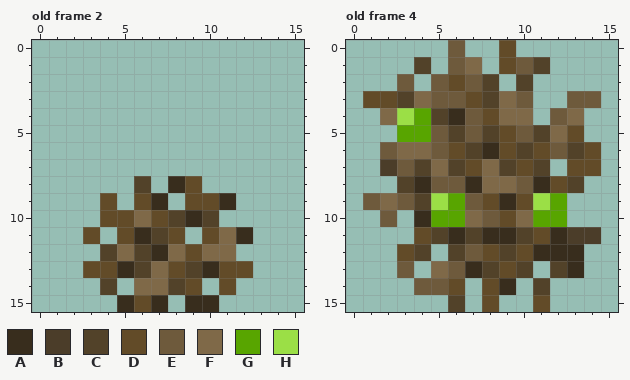
Two versions of one pixel-art file, src/main/resources/assets/xps/textures/xp_bush_stages.aseprite. This is how it looked before the edit.
16x16 pixels, 6 frames. Shown: old frame 2, old frame 4. The commit also changed other frames, which this record leaves out.
Visible layers, top first: "Xp_bush_stage0", "Xp_bush_stage1", "Xp_bush_stage2", "Xp_bush_stage3", "Xp_bush_stage4", "Xp_berrys".
Palette (. is transparent): A #382d1d  B #4b3d29  C #524229  D #624b28  E #6e5a3c  F #7f6948  G #58a500  H #9bdf46
Pixels before, old frame 2, first column x 3:
 8 ...C.AD...
 9 .D.DA.DDA.
10 .DDFDCAC..
11 D.DACD.DFA
12 .CFCAFDFF.
13 DDACFDCADD
14 .C.FFCD.D.
15 ..ADA.AA..
Pixels before, old frame 4, first column x 1:
 0 .....E..D.....
 1 ...C.EF.DEC...
 2 ..E.EDEC.C....
 3 DDCFEEDCFE..EE
 4 .FHGCAEDFF.EF.
 5 ..GGECECDECFD.
 6 .EFFEDCADCDECD
 7 .BECFCDFCDC.DD
 8 ..CAEEAFFEADC.
 9 EFECHGEDADHG..
10 .E.AGGFEDFGG..
11 ...DCACAACDABB
12 ..DC.CEDCDAAA.
13 ..E.FEACDC.CA.
14 ...EED.DA.C...
15 .....C.D..D...
The same view after the edit:
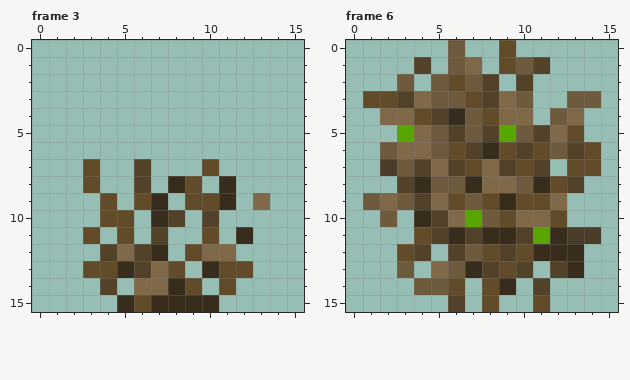
A new or re-ordered frame is compared with the old frame closest to it.
Edits made:
frames 6 -> 9
layer "Xp_bush_stage5" added
Changed rows in their new state; - is an unchanged pixel.
Frame 3 is new; against old frame 2, layers "Xp_bush_stage1", "Xp_bush_stage2":
first column x 3:
 7 D--C---D---
 8 D-------A--
 9 ----------F
10 ---.A-.----
11 ---.-.--.--
12 -----.-----
13 ------.----
14 -----A-----
15 -----A-----
Frame 6 against old frame 4, layer "Xp_bush_stage3":
first column x 3:
 4 FD-----
 5 -F----G
first column x 5:
 9 FD----DF
10 CFG---FD
11 ------G-
Pixel boxes of the changes (left, top, right, bottom) in both pictures:
changed: (83, 159, 270, 312)
changed: (397, 108, 431, 142)
changed: (499, 125, 516, 142)
changed: (431, 193, 567, 244)
